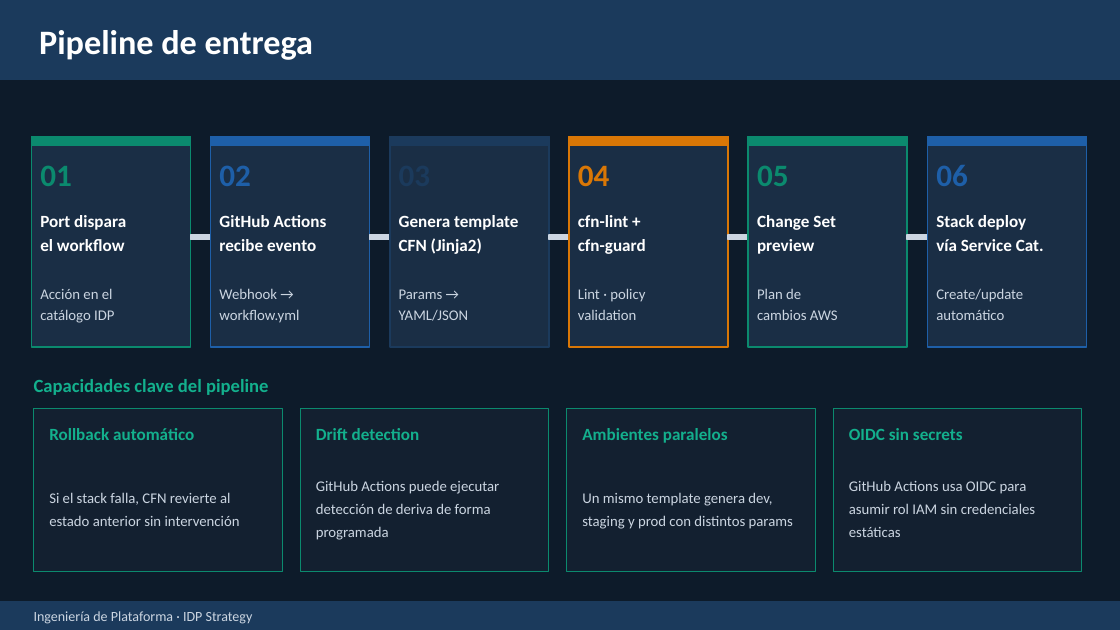
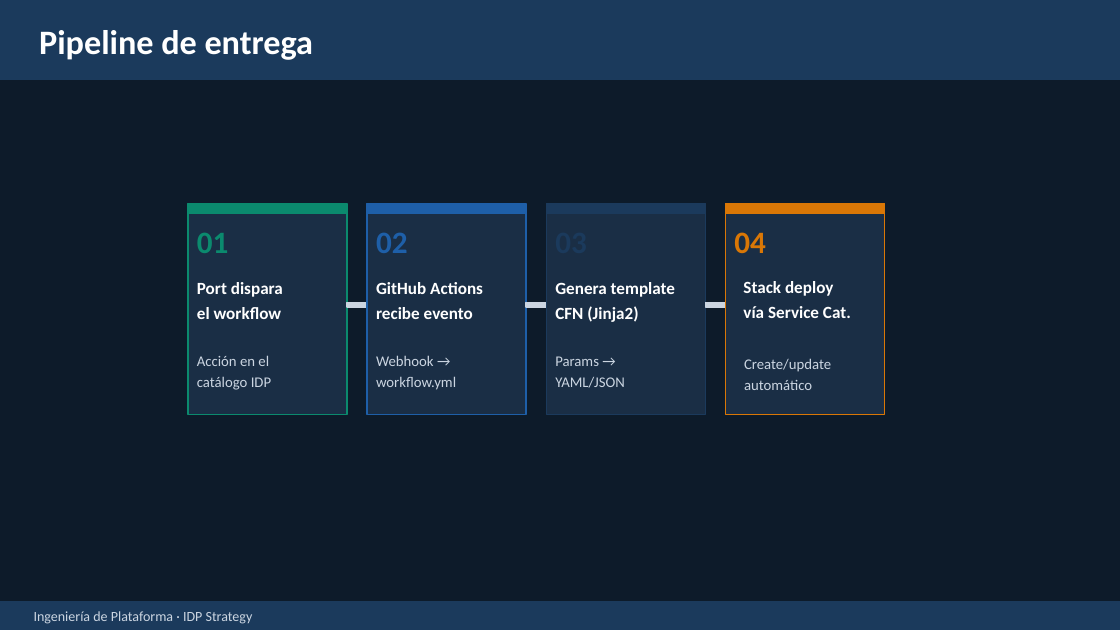
Before and after one commit to demos-and-pilots/port-aws-golden-path, a slide deck: slide 6 of presentation/IDP_Strategy_Port_CFN_GitHubActions.pptx. Drawn at 1120x630 pixels with LibreOffice and Linux fonts; fonts in the diff are those of the drawing. Boxes give left, top, right and bottom in pixels: in the first picture for what was removed or moved away, otherwise in the second. Text is boxed around its words. In the diff, an @@ line names an element or a change of style, - is before the commit and + after.

```diff
--- a/presentation/IDP_Strategy_Port_CFN_GitHubActions.pptx
+++ b/presentation/IDP_Strategy_Port_CFN_GitHubActions.pptx
@@ rectangle removed at [748, 137, 907, 347] @@
@@ rectangle removed at [748, 137, 907, 146] @@
@@ rectangle removed at [927, 137, 1086, 347] @@
@@ rectangle removed at [927, 137, 1086, 146] @@
@@ text removed at [757, 166, 789, 186] @@
-05
@@ text removed at [936, 165, 968, 186] @@
-06
@@ text removed at [578, 215, 646, 254] @@
-cfn-lint +
-cfn-guard
@@ rectangle removed at [728, 235, 748, 240] @@
@@ text removed at [757, 215, 836, 254] @@
-Change Set
-preview
@@ rectangle removed at [907, 235, 927, 240] @@
@@ text "Stack deploy": place and size @@
-text "Stack deploy" at [936, 215, 1044, 251]
+text "Stack deploy" at [743, 281, 851, 318]
@@ text removed at [578, 288, 645, 320] @@
-Lint · policy
-validation
@@ text removed at [757, 289, 838, 320] @@
-Plan de
-cambios AWS
@@ 11 rectangles, 9 texts: place and size @@
-11 rectangles, 9 texts at [31, 137, 728, 347]
+11 rectangles, 9 texts at [188, 204, 885, 414]
@@ text "Create/update": place and size @@
-text "Create/update" at [936, 288, 1023, 320]
+text "Create/update" at [744, 358, 831, 390]
@@ text removed at [34, 379, 269, 395] @@
-Capacidades clave del pipeline
@@ rectangle removed at [34, 409, 282, 571] @@
@@ rectangle removed at [300, 409, 549, 571] @@
@@ rectangle removed at [567, 409, 815, 571] @@
@@ rectangle removed at [833, 409, 1082, 571] @@
@@ text removed at [49, 428, 194, 440] @@
-Rollback automático
@@ text removed at [316, 428, 420, 440] @@
-Drift detection
@@ text removed at [582, 428, 728, 443] @@
-Ambientes paralelos
@@ text removed at [849, 428, 963, 440] @@
-OIDC sin secrets
@@ text removed at [49, 492, 240, 526] @@
-Si el stack falla, CFN revierte al estado anterior sin intervención
@@ text removed at [316, 481, 499, 540] @@
-GitHub Actions puede ejecutar detección de deriva de forma programada
@@ text removed at [582, 492, 793, 529] @@
-Un mismo template genera dev, staging y prod con distintos params
@@ text removed at [849, 481, 1035, 537] @@
-GitHub Actions usa OIDC para asumir rol IAM sin credenciales estáticas
```
Also in this commit, not shown: 5 other slides changed, 1 slide added, 3 other files.
